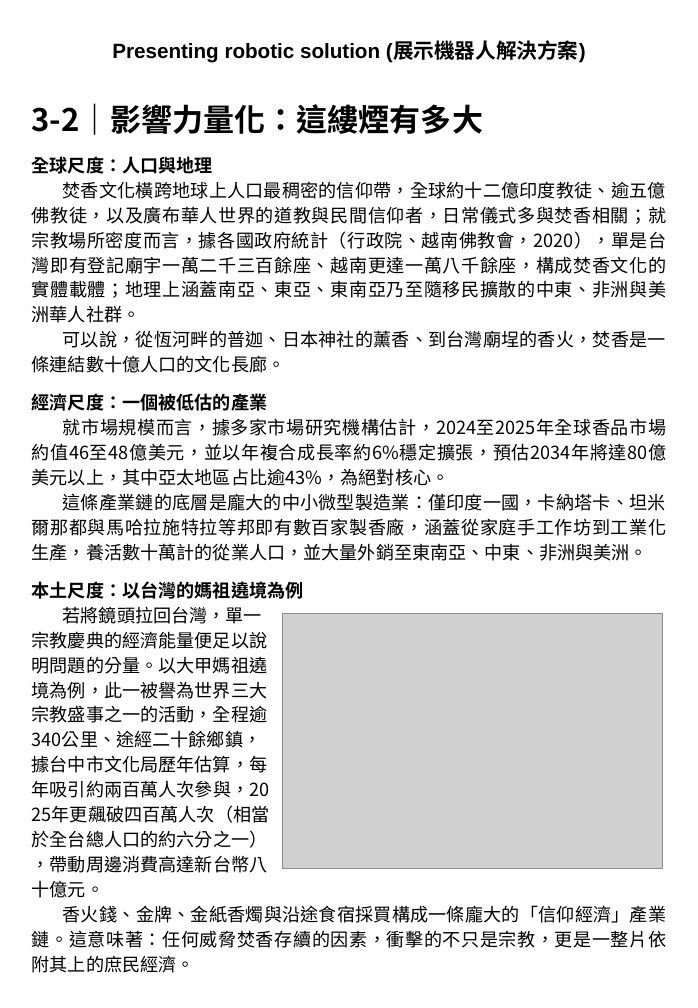
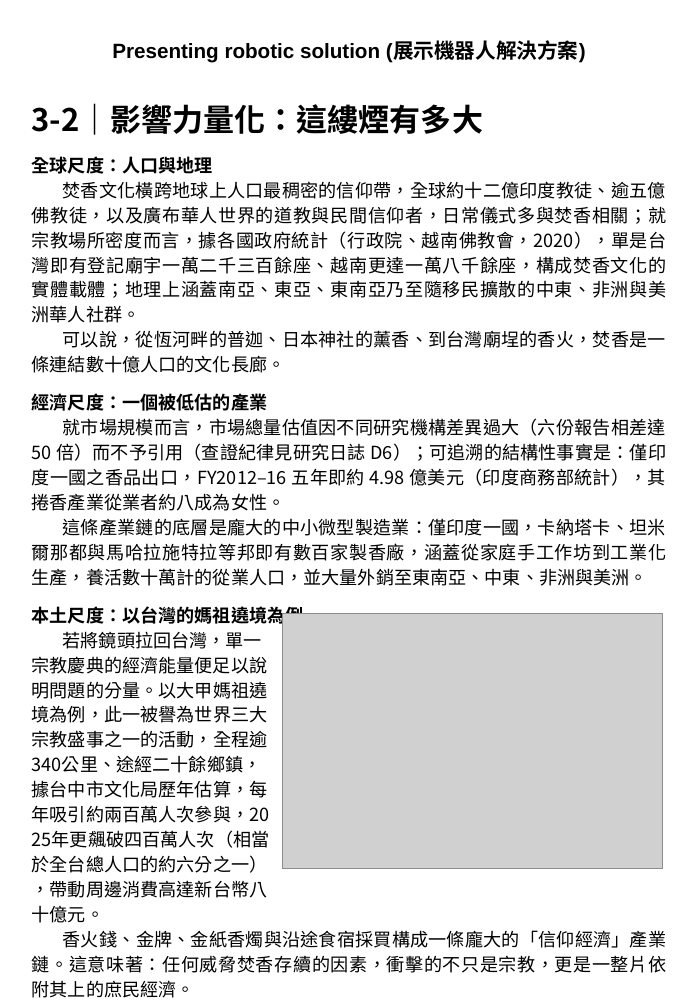
Before and after one commit to feihong9487/WRO2026, a slide deck: slide 6 of 簡報/未來新創家＿高中職組_v2.pptx. Drawn at 698x1008 pixels with LibreOffice and Linux fonts; fonts in the diff are those of the drawing; grey boxes stand for pictures. Boxes give left, top, right and bottom in pixels: in the first picture for what was removed or moved away, otherwise in the second. Text is boxed around its words. In the diff, an @@ line names an element or a change of style, - is before the commit and + after.

```diff
--- a/簡報/未來新創家＿高中職組_v2.pptx
+++ b/簡報/未來新創家＿高中職組_v2.pptx
@@ text at <box>32,418,667,511</box>: text changed @@
-就市場規模而言，據多家市場研究機構估計，2024至2025年全球香品市場約值46至48億美元，並以年複合成長率約6%穩定擴張，預估2034年將達80億美元以上，其中亞太地區占比逾43%，為絕對核心。
+就市場規模而言，市場總量估值因不同研究機構差異過大（六份報告相差達 50 倍）而不予引用（查證紀律見研究日誌 D6）；可追溯的結構性事實是：僅印度一國之香品出口，FY2012–16 五年即約 4.98 億美元（印度商務部統計），其捲香產業從業者約八成為女性。
```
Also in this commit, not shown: 4 other slides changed, 9 other files.
